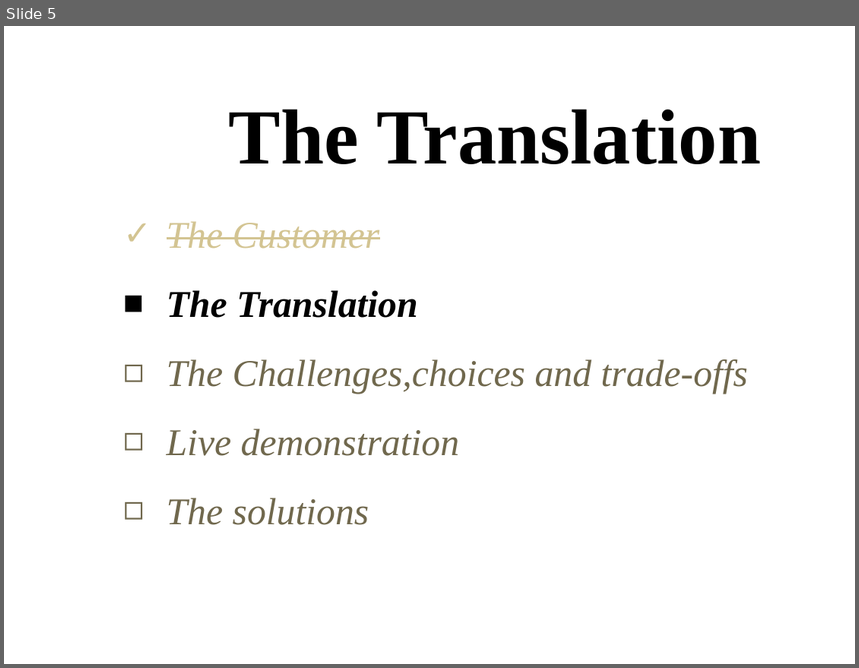
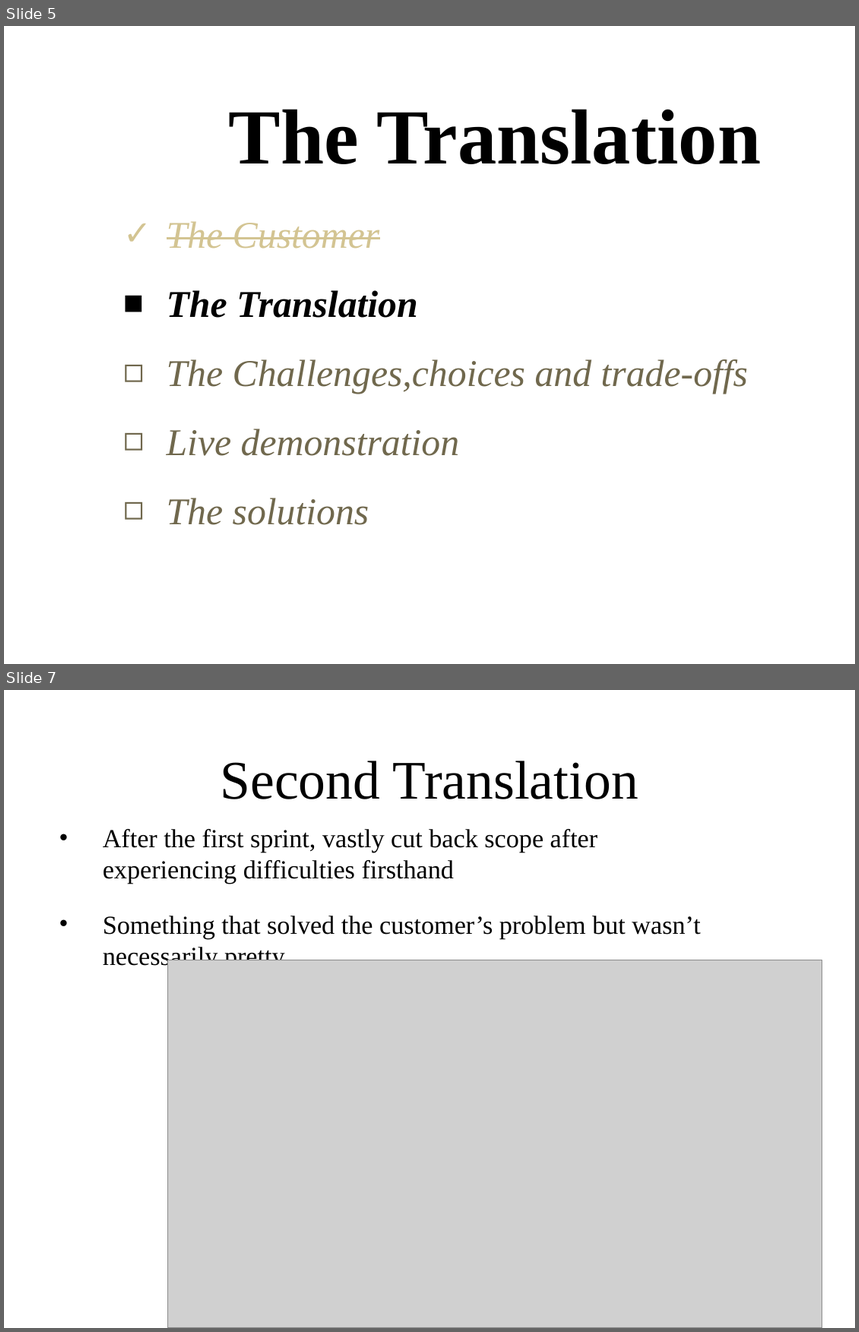
Before and after one commit to childeqi/RTVE, a slide deck: cs1530.pptx. Shown one above the other, each under a label of ours: slide 5 before the commit, slides 5 and 7 after it; the slides between them are not shown. The pictures are 859x668 and 859x1332 pixels, drawn with LibreOffice and Linux fonts; fonts in the diff are those of the drawing; grey boxes stand for pictures; background and template pictures are left out. Boxes give left, top, right and bottom in pixels: in the first picture for what was removed or moved away, otherwise in the second. Text is boxed around its words. In the diff, an @@ line names an element or a change of style, - is before the commit and + after.

Commit message:
Added translation slides

```diff
--- a/cs1530.pptx
+++ b/cs1530.pptx
@@ slide 7 added at box(4, 690, 855, 1328), background picture (left out) @@
@@ title added at box(221, 761, 639, 799), 46 pt, text #000000 @@
+Second Translation
@@ text added at box(103, 829, 700, 970), 22 pt, text #000000 @@
+• After the first sprint, vastly cut back scope after experiencing difficulties firsthand
+• Something that solved the customer’s problem but wasn’t necessarily pretty
@@ picture added at box(168, 961, 822, 1328) @@
```
Also in this commit, not shown: 3 other slides added, 1 slide removed.
